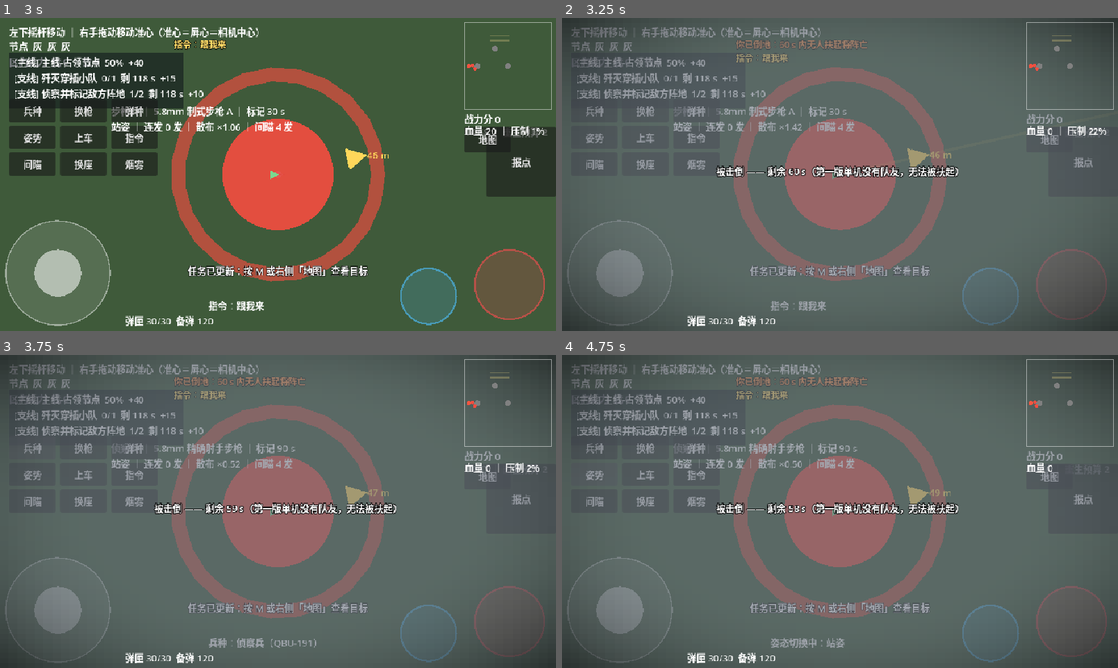
Above: before the commit, frames 1-4 (two rows, left to right).
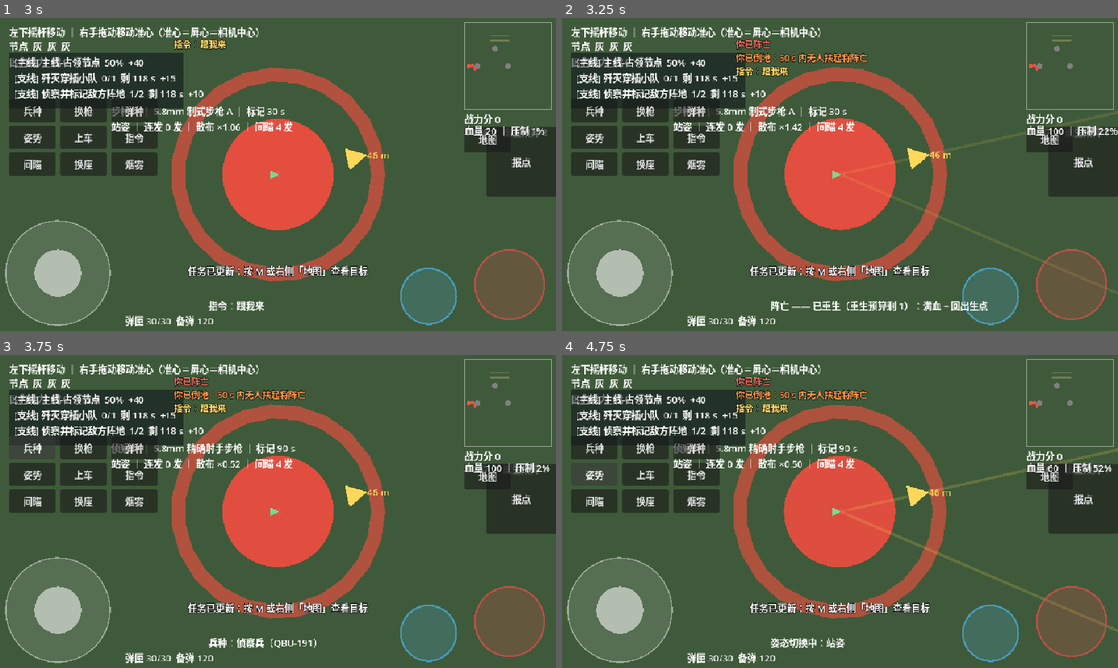
Above: after the commit, the same moments.

Repository: copperbookworm/jieyu-tactics
Game: Godot game, scene res://scenes/gameplay/Main.tscn
Two runs of this game, one before a commit and one after it. Both use one fixed random seed, a clock stepped at 60 frames per second and the inputs below.
Inputs:
- Up to frame 1 (3 s): click "报点" at 0.5 s; click "敌人" at 1.25 s; click "指令" at 2 s; click "跟我来" at 2.75 s
- Up to frame 2 (3.25 s): no input
- Up to frame 3 (3.75 s): click "兵种" at 3.5 s
- Up to frame 4 (4.75 s): click "姿势" at 4.25 s

Frame 1 is identical in both runs. In frame 2, 87% of the frame differs, in the area x 0-100%, y 0-100%; in frame 3, 87%; in frame 4, 87%.

Commit message:
第四十一版补丁4：倒地躺平姿势 + 补刀即死立刻复活 + 敌人同套机制
使用者第二批反馈：① 倒地还是站姿不合理；② 要「可被补刀」且补刀后直接复活；③ 这些机制也要用在敌人身上。
（同批第 4 条「坦克有乘员 + 快损弃车逃生」本轮未做，已在进度文件标 ⏳ 待下一轮）

- UnitFigure：downed 状态 + _draw_downed()（整体转 90° 躺平、四肢摊开、枪掉身侧、压暗）；
  Player.down/revive/respawn 与 Enemy._go_down/die 联动
- 补刀（推翻上一批的 AI 停火）：步兵与敌方载具恢复攻击倒地目标；倒地再被打中一发即 die() →
  player_died → MatchFlow 扣 1 次预算 → 立刻满血回己方落点复活（不再等 60 s 流血；预算耗尽才判负）
- 敌人同一套：血打光先倒地（躺平、不能动不能打），被补刀或流血 30 s（ENEMY_DOWNED_TIMEOUT）才阵亡

验收：单元 30 脚本 900 项全绿；集成冒烟 224 项全绿（补刀前提 + 倒地躺平 + 补刀即阵亡立刻复活 + 敌人补刀）。
文档：本项目开发进度.txt（第四十一版 ⑦）+ 解域游戏.docx（.bak85，check_office 通过）。

Diff:
--- a/data/config/GameConfig.gd
+++ b/data/config/GameConfig.gd
@@ -150,6 +150,8 @@
 # ────────────── 被击倒与倒地视角（docx 4.16，候选 O 第三轮）─────────────
 ## 4.16 原文：倒地超时（默认值 60 s，待实测）转为阵亡 —— 这里就是那个默认值
 const DOWNED_TIMEOUT := 60.0
+## s，敌人倒地后的流血时间（比玩家的 60 s 短：AI 会互相补刀，拖太久看着像卡住）
+const ENEMY_DOWNED_TIMEOUT := 30.0
 ## 被扶起后的血量（4.16 的队友救援路径；第一版单机没有队友，数值待实测）
 const DOWNED_REVIVE_HP := 25.0
 ## 画面表现：全屏灰罩（「去色」的近似，本项目零 shader）+ 复用聚焦那套暗角贴图
--- a/entities/enemy/Enemy.gd
+++ b/entities/enemy/Enemy.gd
@@ -34,6 +34,9 @@
 @export var fire_damage: float = 20.0
 
 var alive := true
+## 倒地（候选 Q / 使用者 2026-10-02）：血打光先倒地（躺平、不能动不能打），被补刀或流血到点才阵亡
+var downed := false
+var downed_time_left := 0.0
 var suppression := 0.0  # 压制值 0..1（7.3 反向）：被玩家火力推高 → 还击打不准、不敢露头
 
 var _hold_fire_time := 0.0  # s，被压住时的犹豫计时（不敢露头）
@@ -100,17 +103,37 @@
 func take_damage(amount: float) -> void:
 	if not alive:
 		return
+	if downed:
+		# 补刀（与玩家同一口径）：对倒地的敌人再打中一发 = 直接阵亡
+		die()
+		return
 	hp -= amount
 	# 12.7.4 受击闪白：命中反馈要看得见（闪白由 _draw 叠在身体上）
 	_hit_flash_left = GameConfig.HIT_FLASH_TIME
 	queue_redraw()
 	Sfx.play("impact")          # 10 章：命中音（在「真的扣了血」的地方放，脱靶不会响）
 	if hp <= 0.0:
-		die()
+		_go_down()
+
+
+## 血打光 → 倒地（不是立刻阵亡）：躺平、不能动不能打，等被补刀或流血到点
+func _go_down() -> void:
+	if downed or not alive:
+		return
+	downed = true
+	downed_time_left = GameConfig.ENEMY_DOWNED_TIMEOUT
+	velocity = Vector2.ZERO
+	if _visual != null:
+		_visual.set_downed(true)
+	queue_redraw()
 
 
 func die() -> void:
 	alive = false
+	downed = false
+	if _visual != null:
+		_visual.set_downed(true)   # 尸体保持躺平
+	queue_redraw()
 	# @tool 测试环境 autoload 信号可能未注册，防御式发信号（同 CaptureZone）。
 	if EventBus != null and EventBus.has_signal("enemy_killed"):
 		EventBus.emit_signal("enemy_killed", self)
@@ -164,12 +187,13 @@
 
 ## AI：发现玩家（通视 + 距离内）→ 交战；只被烟挡住 → 朝最后已知位置盲射；否则巡逻
 func _update_ai(delta: float) -> void:
-	# 候选 Q（2026-10-02 使用者反馈「被敌人击倒之后仍会被攻击」）：目标已倒地或阵亡就不再打，
-	# 退回巡逻（人还在场上晃，但不再朝倒地的玩家开火）。
-	if _player != null and _player.has_method("is_incapacitated") \
-			and _player.is_incapacitated():
-		_state = AIState.PATROL
-		_move_patrol()
+	# 自己倒地：不能动也不能打，只走流血计时（到点阵亡）。补刀在 take_damage 里 ——
+	# 使用者 2026-10-02 拍板「倒地可被补刀（更硬核）」，所以这里不再阻止 AI 打倒地目标。
+	if downed:
+		downed_time_left -= delta
+		velocity = Vector2.ZERO
+		if downed_time_left <= 0.0:
+			die()
 		return
 	if _player == null or _grid == null:
 		return
--- a/entities/player/Player.gd
+++ b/entities/player/Player.gd
@@ -507,8 +507,9 @@
 	if not alive:
 		return
 	if downed:
-		# 候选 Q（2026-10-02 使用者反馈「被敌人击倒之后仍会被攻击」）：倒地期间不再吃伤害。
-		# 敌人 AI 也会停止把倒地的玩家当目标，这里是兜底（流弹 / 爆炸也不该继续削血）。
+		# 补刀（2026-10-02 使用者拍板：要更硬核）：对倒地目标再打中一发 = 直接阵亡。
+		# die() 发 player_died → MatchFlow 扣一次重生预算 → 立刻重生；预算耗尽才判负。
+		die()
 		return
 	hp = maxf(hp - amount, 0.0)
 	# 12.7.4 受击反馈：闪白（本体画白圈）+ 广播给相机做轻微屏幕震动
@@ -531,6 +532,8 @@
 	velocity = Vector2.ZERO
 	is_moving = false
 	focusing = false
+	if _visual != null:
+		_visual.set_downed(true)   # 倒地就躺下（不再是站姿）
 	release_joystick()   # 丢掉还按在摇杆上的触点，倒地瞬间不会卡住
 	if EventBus != null and EventBus.has_signal("player_downed"):
 		EventBus.emit_signal("player_downed")
@@ -544,6 +547,8 @@
 	downed = false
 	downed_time_left = 0.0
 	hp = maxf(hp, GameConfig.DOWNED_REVIVE_HP)
+	if _visual != null:
+		_visual.set_downed(false)
 
 
 ## 失去战斗能力（倒地或已阵亡）：敌人 AI 与重生流程都看这个，别再对它开火
@@ -571,6 +576,8 @@
 	input_locked = false
 	visible = true
 	ammo_in_mag = mag_size
+	if _visual != null:
+		_visual.set_downed(false)
 	if at != Vector2.INF:
 		global_position = at
 	elif respawn_point != Vector2.ZERO:
--- a/entities/vehicle/Vehicle.gd
+++ b/entities/vehicle/Vehicle.gd
@@ -393,9 +393,7 @@
 func _ai_update(delta: float) -> void:
 	if _player_ref == null:
 		return
-	# 候选 Q（2026-10-02 使用者反馈）：目标倒地 / 阵亡就不再开炮（步兵 Enemy 那边同一口径）
-	if _player_ref.has_method("is_incapacitated") and _player_ref.is_incapacitated():
-		return
+	# 注：2026-10-02 使用者拍板「倒地可被补刀」⇒ 这里**不**因为目标倒地就停火
 	var target_position: Vector2 = _player_ref.global_position
 	var to_player := target_position - global_position
 	var distance := to_player.length()
--- a/entities/visual/UnitFigure.gd
+++ b/entities/visual/UnitFigure.gd
@@ -31,6 +31,8 @@
 var body_color := GameConfig.UNIT_COLOR_PLAYER
 var posture := 0              ## 0 站 / 1 蹲 / 2 卧（与 PlayerUnit.Posture 同值）
 var leg_phase := 0.0
+## 倒地：整个人躺平（不再按瞄准方向抬枪，枪掉在一边）
+var downed := false
 var lower: Node2D = null      ## Lower：下半身（rotation = 移动方向角）
 var upper: Node2D = null      ## Upper：上半身（rotation = 准星方向角）
 
@@ -51,6 +53,14 @@
 
 
 ## 姿态（0 站 / 1 蹲 / 2 卧）：只改身体形状，不改结构
+## 倒地 / 起身（使用者 2026-10-02：倒地还是站姿太不合理）
+func set_downed(value: bool) -> void:
+	if downed == value:
+		return
+	downed = value
+	queue_redraw()
+
+
 func set_posture(value: int) -> void:
 	var clamped := clampi(value, 0, 2)
 	if clamped == posture:
@@ -117,6 +127,21 @@
 	return Vector2(swing, -swing)
 
 
+## 倒地：整体转 90° 躺下（身体长轴与「面朝方向」垂直 ⇒ 一眼看出是躺着），四肢摊开、枪掉在身侧，
+## 颜色压暗一档与站姿区分。
+func _draw_downed() -> void:
+	var r := body_radius
+	var limb := body_color.darkened(0.45)
+	draw_set_transform(Vector2.ZERO, PI * 0.5, Vector2.ONE)
+	draw_colored_polygon(_ellipse_points(r * 1.45, r * 0.95, 20), body_color.darkened(0.25))
+	draw_line(Vector2(-r * 0.25, r * 0.55), Vector2(-r * 1.45, r * 1.35), limb, r * 0.26, true)
+	draw_line(Vector2(-r * 0.25, -r * 0.55), Vector2(-r * 1.45, -r * 1.35), limb, r * 0.26, true)
+	draw_line(Vector2(r * 0.45, r * 0.15), Vector2(r * 1.15, r * 0.95), limb, r * 0.22, true)
+	draw_set_transform(Vector2.ZERO, 0.0, Vector2.ONE)
+	draw_line(Vector2(r * 0.75, r * 1.05), Vector2(r * 2.15, r * 1.35),
+			Color(0.16, 0.16, 0.18, 0.9), r * 0.24, true)
+
+
 ## 椭圆采样点（along ＝ 沿 x 的半轴，across ＝ 沿 y 的半轴）
 static func _ellipse_points(along: float, across: float, segments: int) -> PackedVector2Array:
 	var points := PackedVector2Array()
@@ -127,6 +152,9 @@
 
 
 func _draw() -> void:
+	if downed:
+		_draw_downed()
+		return
 	var r := body_radius * posture_scale()
 	var along := r * body_length_scale()
 	# ① 下半身：沿移动方向的身体 + 两条前后摆的腿
--- a/test/match_flow_test.gd
+++ b/test/match_flow_test.gd
@@ -19,6 +19,7 @@
 	_test_respawn_resets_player()
 	_test_pick_respawn_point()
 	_test_downed_player_ignores_damage()
+	_test_finish_off_and_pose()
 	print("—— 通过 %d 项 / 失败 %d 项 ——" % [_passed, _failed])
 	if _failed > 0:
 		print("！！ 有 %d 项失败，往上翻看期望与实际" % _failed)
@@ -140,6 +141,30 @@
 	p.free()
 
 
+## 补刀（使用者 2026-10-02 拍板：更硬核）+ 倒地必须是躺平姿势
+func _test_finish_off_and_pose() -> void:
+	var p := PlayerUnit.new()
+	p._build_visual()
+	_check_true("姿势：站着时不躺", not p._visual.downed)
+	p.hp = 0.0
+	p.down()
+	_check_true("姿势：倒地后角色图切到躺平", p._visual.downed)
+	_check_true("补刀：倒地的人还活着（等补刀或 60 s 流血）", p.alive)
+	p.take_damage(1.0)
+	_check_true("补刀：倒地后被打中一发 = 直接阵亡", not p.alive)
+	p.respawn()
+	_check_true("复活：姿势回到站立", not p._visual.downed)
+	p.free()
+	var e := Enemy.new()
+	e._build_visual()
+	e.take_damage(e.hp + 1.0)
+	_check_true("敌人：血打光是倒地（不是立刻阵亡）", e.downed and e.alive)
+	_check_true("敌人：倒地也躺平", e._visual.downed)
+	e.take_damage(1.0)
+	_check_true("敌人：被补刀才阵亡", not e.alive)
+	e.free()
+
+
 func _test_respawn_budget() -> void:
 	var flow = MatchFlowScript.new()
 	flow.setup(null, 1)      # 1 人 ⇒ 预算 2
--- a/tools/run_integration_headless.gd
+++ b/tools/run_integration_headless.gd
@@ -113,6 +113,7 @@
 				_check_vehicle_smoke()
 				_check_respawn()
 				_check_downed_not_targeted()
+				_check_finish_off_pose()
 				# 候选 O 第三轮：被击倒时的视角（会把玩家打死，必须是最后一项）
 				_check_downed()
 				print("—— 集成冒烟：通过 %d 项 / 失败 %d 项 ——" % [_passed, _failed])
@@ -890,12 +891,12 @@
 	_main.player.global_position = enemy.global_position + Vector2(12.0, 0.0)   # 站到敌人眼前
 	enemy._update_ai(0.05)
 	var engaged: bool = int(enemy._state) == 1        # AIState.COMBAT
-	# 再倒地：应退回巡逻、并且不再开火
+	# 再倒地：**仍然**是交战态 —— 这是「倒地可被补刀」（使用者 2026-10-02 拍板）的前提
 	_main.player.hp = 0.0
 	_main.player.down()
 	enemy._update_ai(0.05)
-	_check("倒地停火：步兵敌人退回巡逻（不再交战）", int(enemy._state), 0)
-	_check_true("倒地停火：站着时会交战（说明这条判定真的有效）", engaged)
+	_check_true("补刀前提：站着时敌人交战", engaged)
+	_check("补刀前提：玩家倒地后敌人仍然交战（会来补刀）", int(enemy._state), 1)
 	# 敌方坦克：站着会开炮，倒地的玩家不再挨炮
 	var tank = _main.vehicles.enemy_vehicle
 	if tank != null:
@@ -915,9 +916,39 @@
 		_main.player.hp = 0.0
 		_main.player.down()
 		tank._ai_update(0.05)
-		_check("倒地停火：倒地的玩家不再挨坦克的炮", tank._ammo, ammo_before)
-		_check_true("倒地停火：站着时坦克会开炮（说明这条判定真的有效）", fired_when_alive)
+		_check_true("补刀前提：站着时坦克会开炮", fired_when_alive)
+		_check("补刀前提：玩家倒地后坦克照打（会来补刀）", tank._ammo < ammo_before, true)
 	_main.player.respawn()      # 收尾：让人站起来
+
+
+# ────────────── 补刀 + 倒地姿势（使用者 2026-10-02 拍板）──────────────
+
+func _check_finish_off_pose() -> void:
+	_restore_player()
+	var pos: Vector2 = _main.player.global_position   # _main 是鸭子类型，必须显式标类型
+	_main.player._visual.set_downed(false)
+	_main.player.hp = 0.0
+	_main.player.down()
+	_check_true("姿势：真场景里倒地也会躺平", _main.player._visual.downed)
+	# 补刀 → 阵亡 → MatchFlow 立刻扣预算重生
+	_main.match_flow.budget = 2
+	_main.match_flow.phase = 0                       # 复位到 PLAYING（前面的 4.16 检查可能已把战局结算掉）
+	_main.player.take_damage(1.0)
+	_check_true("补刀：被打中一发 → 阵亡 → 立刻复活（不用等 60 s）", _main.player.alive)
+	_check("补刀：直接扣掉一次重生预算", _main.match_flow.budget, 1)
+	_check_true("补刀：复活时满血 + 姿势站回 + 换了落点",
+			_main.player.hp == GameConfig.SOLDIER_HP
+			and not _main.player._visual.downed
+			and _main.player.global_position != pos)
+	# 敌人：血打光倒地 → 补刀阵亡
+	var enemies := get_nodes_in_group("enemy")
+	if enemies.size() > 0:
+		var e = enemies[0]
+		if e._visual != null:
+			e.take_damage(e.hp + 1.0)
+			_check_true("敌人：血打光是倒地（不是立刻死）", e.downed and e.alive)
+			e.take_damage(1.0)
+			_check_true("敌人：补刀才阵亡", not e.alive)
 
 
 func _check_vehicle_smoke() -> void:
Not shown, changed: 本项目开发进度.txt
Not shown, added: 本项目开发进度.txt.bak-20261002-downed-post
